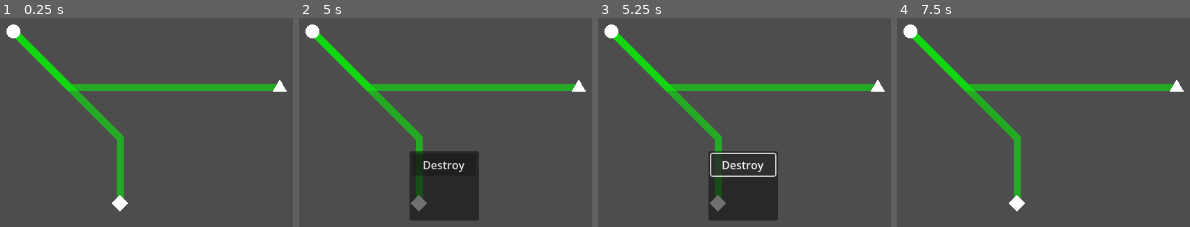
Above: before the commit, frames 1-4 (left to right).
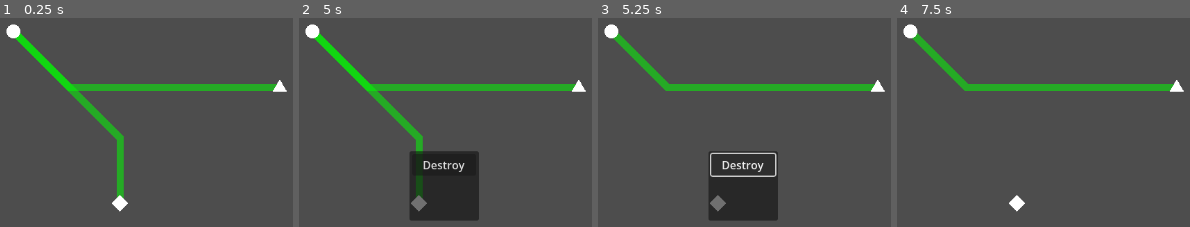
Above: after the commit, the same moments.

Repository: 9thAzure/CarbonCommuter
Game: Godot game, scene res://main/main.tscn
Two runs of this game, one before a commit and one after it. Both use one fixed random seed, a clock stepped at 60 frames per second and the inputs below.
Inputs (mouse positions are in pixels of both pictures, inside the frame that each line leads up to):
- Up to frame 1 (0.25 s): no input
- Up to frame 2 (5 s): tap Enter at 0.5, 2, 3.5 s; click (outside the picture) at 0.67 s; tap Space at 1.25, 2.75, 4.25 s; move the mouse to (outside the picture) at 1.27 s; click (outside the picture) at 1.42 s; move the mouse to (outside the picture) at 2.02 s; click (outside the picture) at 2.17 s; move the mouse to (outside the picture) at 2.77 s; click (outside the picture) at 2.92 s; move the mouse to (outside the picture) at 3.52 s; click (outside the picture) at 3.67 s; move the mouse to (410, 151) at 4.27 s; click (410, 151) at 4.42 s
- Up to frame 3 (5.25 s): click "Destroy" at 5 s
- Up to frame 4 (7.5 s): click "Destroy" at 5.75 s; click "Destroy" at 6.5 s; move the mouse to (outside the picture) at 7.27 s; click (outside the picture) at 7.42 s

Frames 1-2 are identical in both runs. In frame 3, 2.2% of the frame differs, in the area x 5-43%, y 7-87%; in frame 4, 2.5%.

Commit message:
some menu functionality

Diff:
--- a/menu/popup_manager/line_menu/line_menu.gd
+++ b/menu/popup_manager/line_menu/line_menu.gd
@@ -1,6 +1,7 @@
 extends PopupPanel
 
 var current_line : Line = null
+signal destroy_line(line: Line)
 
 func popup_line(line: Line) -> void:
 	assert(line)
@@ -10,3 +11,6 @@
 
 func _on_about_to_popup() -> void:
 	assert(current_line)
+
+func _on_destroy_button_pressed() -> void:
+	destroy_line.emit(current_line)
--- a/menu/popup_manager/line_menu/line_menu.tscn
+++ b/menu/popup_manager/line_menu/line_menu.tscn
@@ -13,6 +13,9 @@
 offset_right = 96.0
 offset_bottom = 96.0
 
-[node name="Button" type="Button" parent="VBoxContainer"]
+[node name="DestroyButton" type="Button" parent="VBoxContainer"]
 layout_mode = 2
 text = "Destroy"
+
+[connection signal="about_to_popup" from="." to="." method="_on_about_to_popup"]
+[connection signal="pressed" from="VBoxContainer/DestroyButton" to="." method="_on_destroy_button_pressed"]
--- a/menu/popup_manager/popup_manager.gd
+++ b/menu/popup_manager/popup_manager.gd
@@ -5,6 +5,8 @@
 
 @onready
 var line_popup : PopupPanel = %"LineMenu"
+
+signal create_line(start: Station)
 
 func _gui_input(event: InputEvent) -> void:
 	if event is InputEventMouseButton and event.pressed:
@@ -14,3 +16,13 @@
 			station_popup.popup_station(found_node as Station)
 		if found_node is Line:
 			line_popup.popup_line(found_node as Line)
+
+
+
+
+func _on_line_menu_destroy_line(line: Line) -> void:
+	line.queue_free()
+
+
+func _on_station_menu_create_line(start: Station) -> void:
+	create_line.emit(start)
--- a/menu/popup_manager/popup_manager.tscn
+++ b/menu/popup_manager/popup_manager.tscn
@@ -20,3 +20,6 @@
 [node name="LineMenu" parent="." instance=ExtResource("3_8evng")]
 unique_name_in_owner = true
 visible = false
+
+[connection signal="create_line" from="StationMenu" to="." method="_on_station_menu_create_line"]
+[connection signal="destroy_line" from="LineMenu" to="." method="_on_line_menu_destroy_line"]
